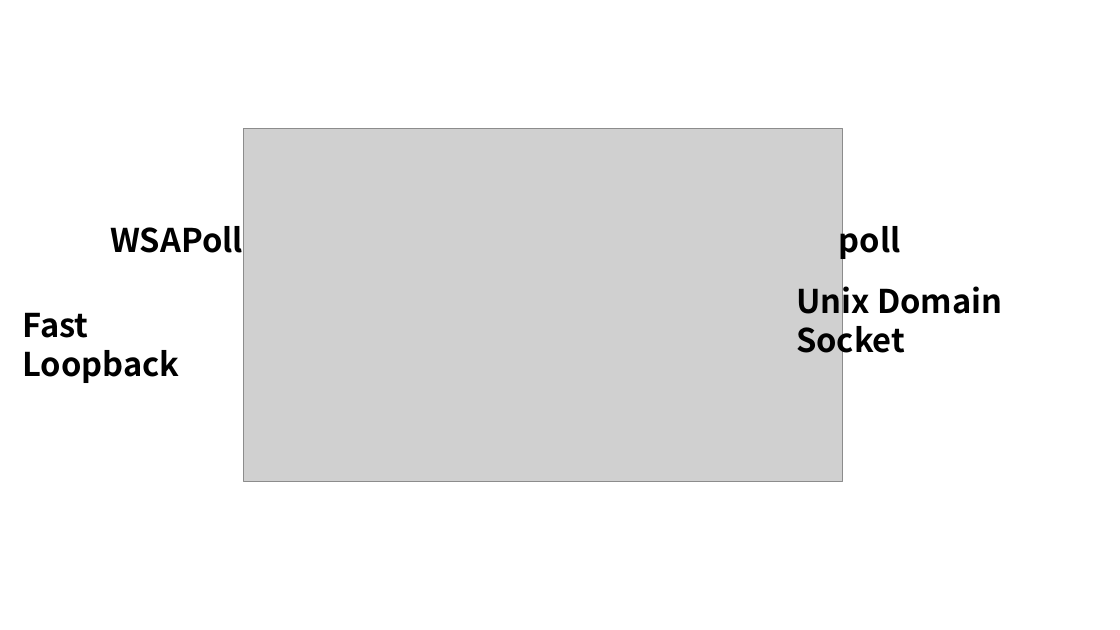
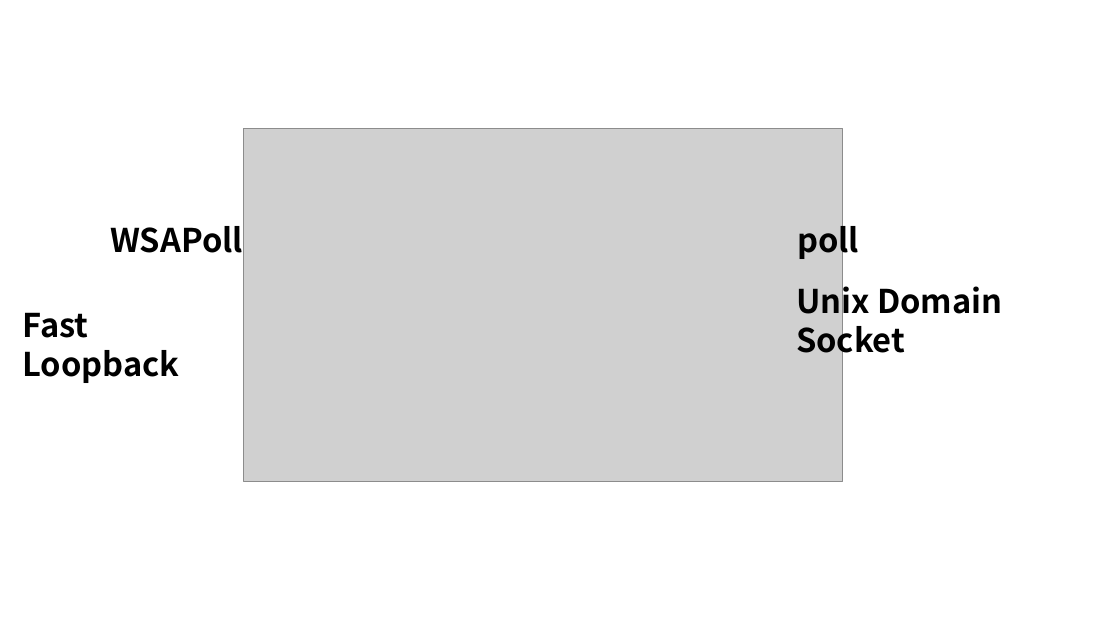
Before and after one commit to Dylan-Jang/conf_cpp_korea_201702, a slide deck: slide 6 of WSAPoll, Fast Loopback.pptx (slide 7 before the commit). Drawn at 1120x630 pixels with LibreOffice and Linux fonts; fonts in the diff are those of the drawing; grey boxes stand for pictures. Boxes give left, top, right and bottom in pixels: in the first picture for what was removed or moved away, otherwise in the second. Text is boxed around its words. In the diff, an @@ line names an element or a change of style, - is before the commit and + after.

```diff
--- a/WSAPoll, Fast Loopback.pptx
+++ b/WSAPoll, Fast Loopback.pptx
@@ text "poll" moved from (x1=839, y1=219, x2=901, y2=261) to (x1=797, y1=219, x2=859, y2=261) @@
```
Also in this commit, not shown: 4 other slides changed, 1 slide removed, 2 other files.
